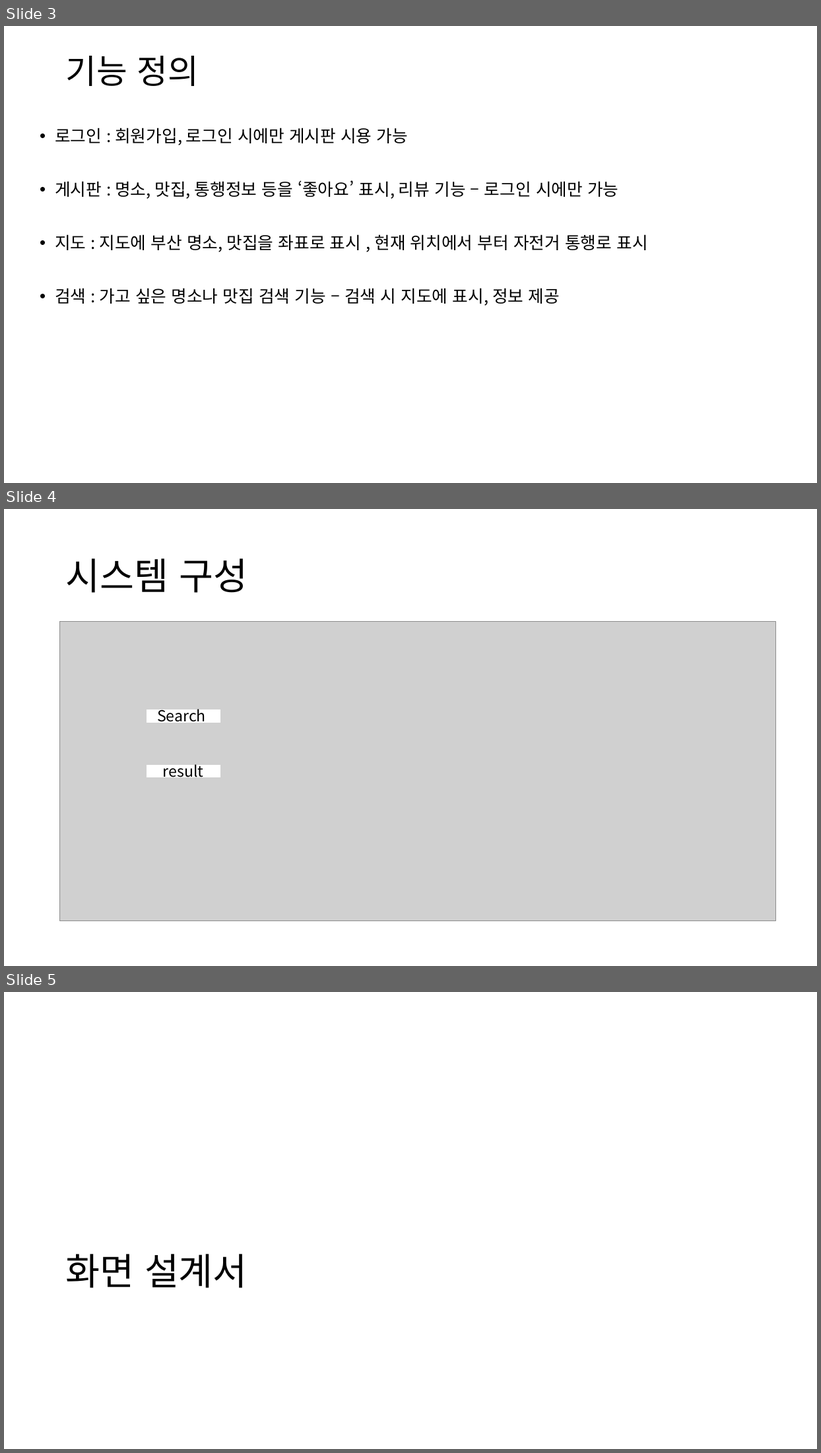
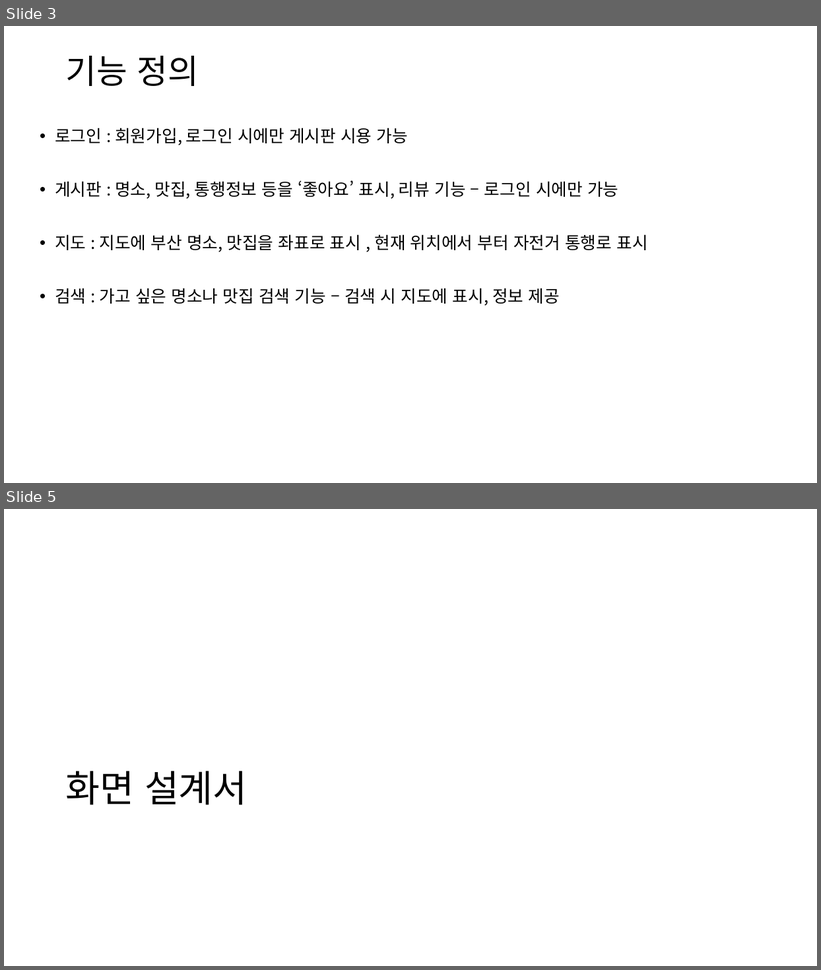
Before and after one commit to hahahahohohoho/mini_project, a slide deck: 빅데이터프로젝트계획서 (1).pptx. Shown one above the other, each under a label of ours: slides 3, 4 and 5 before the commit, slides 3 and 5 after it; the slides between them are not shown. The pictures are 821x1453 and 821x970 pixels, drawn with LibreOffice and Linux fonts; fonts in the diff are those of the drawing; grey boxes stand for pictures. Boxes give left, top, right and bottom in pixels: in the first picture for what was removed or moved away, otherwise in the second. Text is boxed around its words. In the diff, an @@ line names an element or a change of style, - is before the commit and + after.

```diff
--- a/빅데이터프로젝트계획서 (1).pptx
+++ b/빅데이터프로젝트계획서 (1).pptx
@@ slide 4 removed at [4,509,817,966], background #FFFFFF @@
@@ title removed at [66,559,248,593] @@
-시스템 구성
@@ picture removed at [60,622,776,921] @@
@@ rectangle removed at [147,710,220,722] @@
-Search
@@ rectangle removed at [147,765,220,778] @@
-result
```
Also in this commit, not shown: 5 slides changed, 13 slides added, 20 other files.
